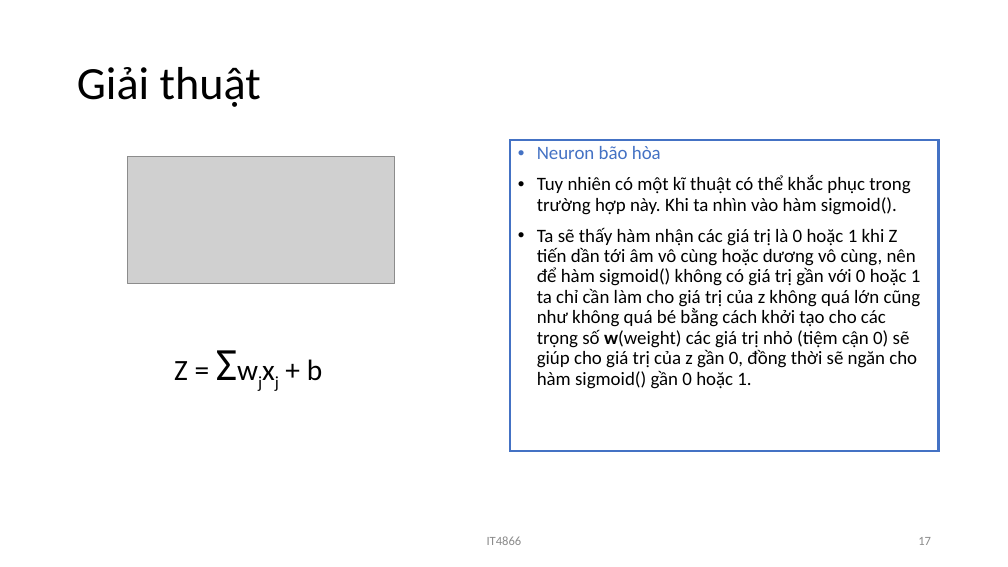
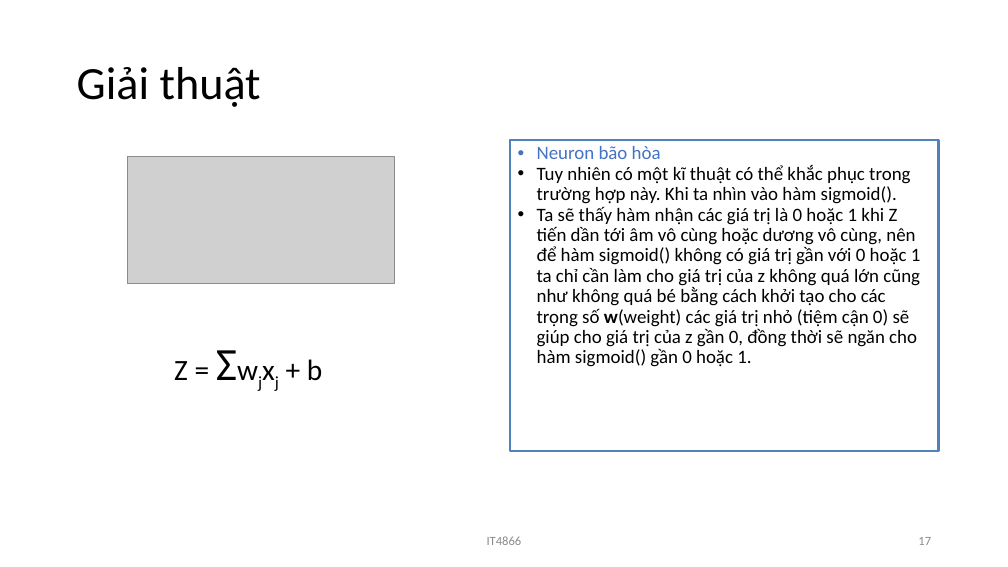
Before and after one commit to LuatVu/Hand-written-digits, a slide deck: slide 17 of Báo cáo/Slice báo cáo bài tập lớn.pptx. Drawn at 1008x567 pixels with LibreOffice and Linux fonts; fonts in the diff are those of the drawing; grey boxes stand for pictures; background and template pictures are left out. Boxes give left, top, right and bottom in pixels: in the first picture for what was removed or moved away, otherwise in the second. Text is boxed around its words. In the diff, an @@ line names an element or a change of style, - is before the commit and + after.

```diff
--- a/Báo cáo/Slice báo cáo bài tập lớn.pptx
+++ b/Báo cáo/Slice báo cáo bài tập lớn.pptx
@@ text "Neuron bão hòa" at box(537, 146, 921, 367): less space between paragraphs @@
@@ rectangle at box(510, 140, 939, 451): outline #4472C4 2.25 pt to #4F81BD 2.24 pt @@
```
Also in this commit, not shown: 30 other slides changed, 1 other file.
